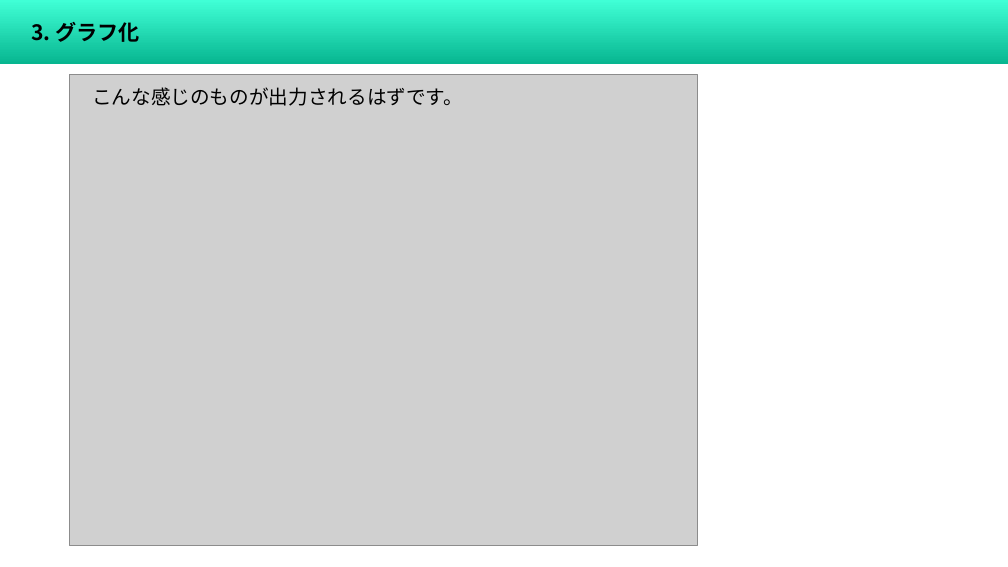
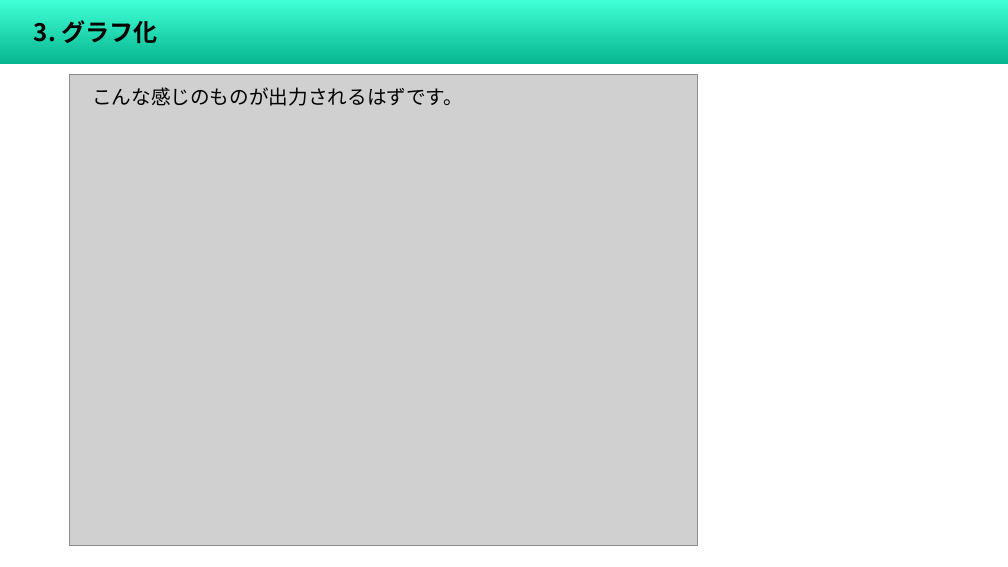
Before and after one commit to f-mio/ICTClub_uexc, a slide deck: slide 11 of 20210630_continuos_measure/20210630_ICT同好会.pptx. Drawn at 1008x567 pixels with LibreOffice and Linux fonts; fonts in the diff are those of the drawing; grey boxes stand for pictures. Boxes give left, top, right and bottom in pixels: in the first picture for what was removed or moved away, otherwise in the second. Text is boxed around its words. In the diff, an @@ line names an element or a change of style, - is before the commit and + after.

```diff
--- a/20210630_continuos_measure/20210630_ICT同好会.pptx
+++ b/20210630_continuos_measure/20210630_ICT同好会.pptx
@@ rectangle "3. グラフ化" at (x1=0, y1=0, x2=1008, y2=65): size 15.1 to 17.2 pt @@
```
Also in this commit, not shown: 11 other slides changed, 7 other files.
